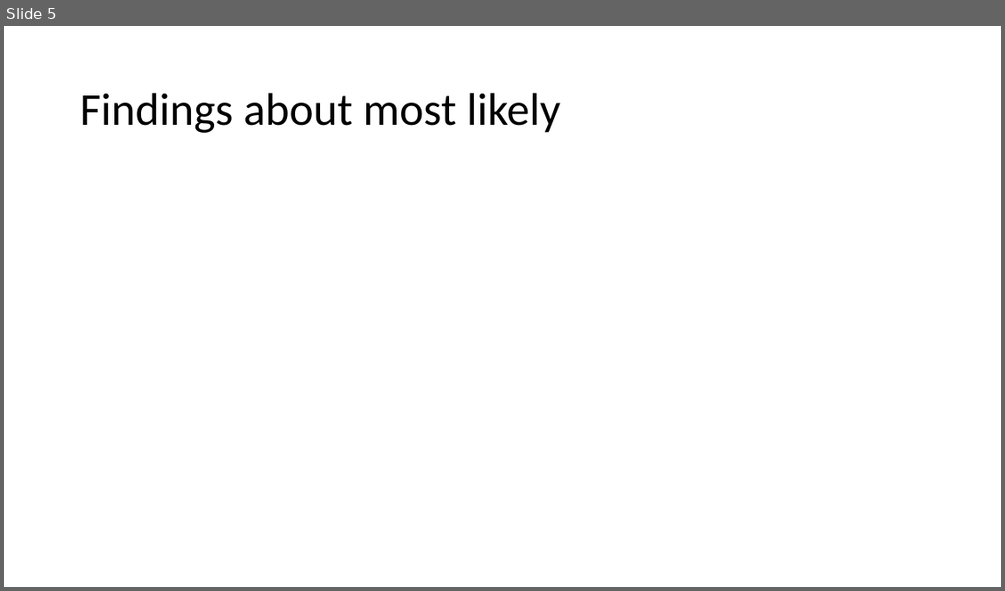
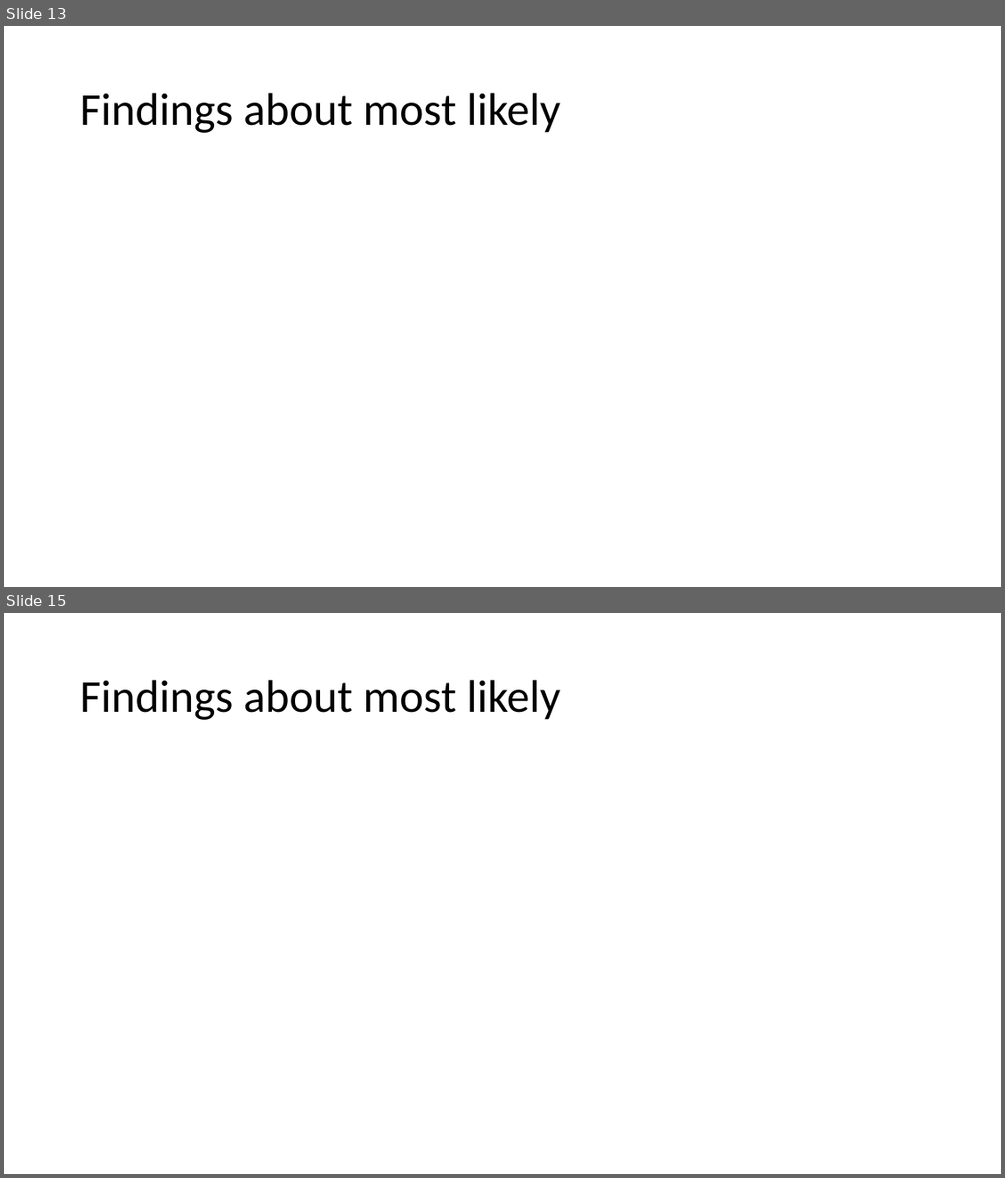
Before and after one commit to PersonaPredicta/Survey_Says..., a slide deck: New_personas.pptx. Shown one above the other, each under a label of ours: slide 5 before the commit, slides 13 and 15 after it; the slides between them are not shown. The pictures are 1005x591 and 1005x1178 pixels, drawn with LibreOffice and Linux fonts; fonts in the diff are those of the drawing. Boxes give left, top, right and bottom in pixels: in the first picture for what was removed or moved away, otherwise in the second. Text is boxed around its words. In the diff, an @@ line names an element or a change of style, - is before the commit and + after.

```diff
--- a/New_personas.pptx
+++ b/New_personas.pptx
@@ slide 15 added at box(4, 613, 1001, 1174), background #FFFFFF @@
@@ title added at box(80, 680, 561, 720), 44 pt, text #000000 @@
+Findings about most likely
@@ what was slide 5 is now slide 13 @@
```
Also in this commit, not shown: 1 slide changed, 10 other slides added.
